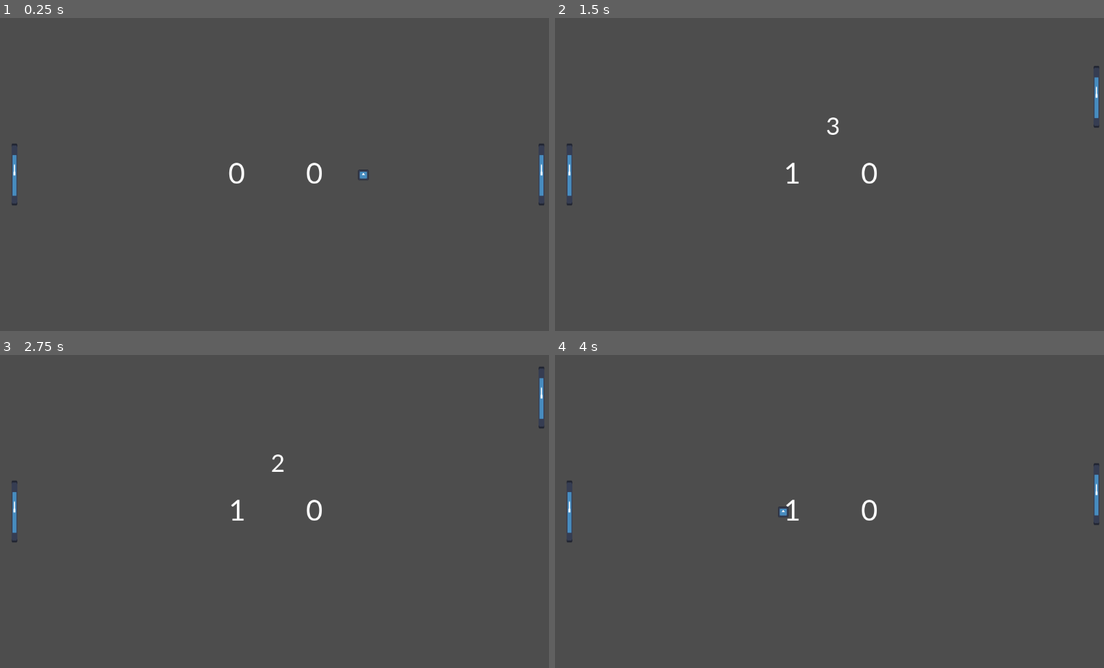
Above: before the commit, frames 1-4 (two rows, left to right).
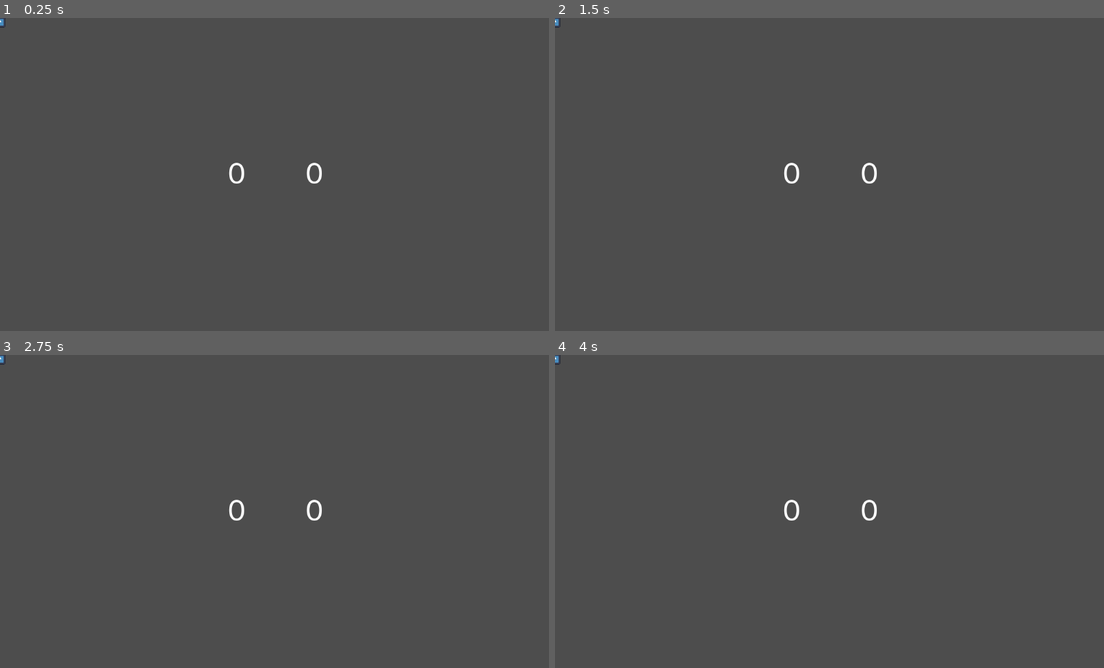
Above: after the commit, the same moments.

Repository: jegor377/pong
Game: Godot game, scene res://game.tscn
The game is run twice, just before and just after one commit, with the same random seed, the same clock (stepped at 60 frames per second) and the same inputs. This scene is started directly instead of the project's main scene. The engine's default icon, where the game draws it, is replaced by a stand-in: a white triangle on a blue panel in a dark square. Sound files missing from this copy of the repository are replaced by a short silence.
Inputs:
- Up to frame 1 (0.25 s): no input
- Up to frame 2 (1.5 s): hold Up (ui_up) 0.53-1.28 s; tap Enter at 1.25 s; hold Down (ui_down) from 1.28 s (still down)
- Up to frame 3 (2.75 s): release Down (ui_down) at 2.03 s; hold Up (ui_up) from 2.03 s (still down)
- Up to frame 4 (4 s): tap Space at 2.75 s; tap Enter at 3.5 s; release Up (ui_up) at 3.53 s; hold Down (ui_down) from 3.53 s (still down)

The runs differ from the first frame. In frame 1, 0.3% of the frame differs, in the area x 0-100%, y 0-60%; in frame 2, 0.4%; in frame 3, 0.4%; in frame 4, 0.4%.

Commit message:
Finally working

Diff:
--- a/Ball.gd
+++ b/Ball.gd
@@ -9,7 +9,16 @@
 @onready
 var initial_pos = position
 
+var can_receive_ball_pos := true
+
 func _physics_process(delta):
+	if Networking.is_main():
+		Networking.set_ball_pos(position, dir)
+	elif can_receive_ball_pos:
+		dir = Networking.ball_dir
+		position = Networking.ball_pos
+		$ReceiveTimer.start(0.2)
+
 	velocity = dir * SPEED
 	if move_and_slide():
 		var body := get_last_slide_collision().get_collider()
@@ -28,3 +37,8 @@
 func _on_reset(side):
 	position = initial_pos
 	dir = Vector2.RIGHT * side
+
+
+
+func _on_receive_timer_timeout():
+	can_receive_ball_pos = true
--- a/ball.tscn
+++ b/ball.tscn
@@ -23,4 +23,8 @@
 pitch_scale = 1.2
 bus = &"SFX"
 
+[node name="ReceiveTimer" type="Timer" parent="."]
+wait_time = 0.2
+
 [connection signal="reset" from="." to="." method="_on_reset"]
+[connection signal="timeout" from="ReceiveTimer" to="." method="_on_receive_timer_timeout"]
--- a/game.gd
+++ b/game.gd
@@ -5,6 +5,9 @@
 
 var lose_time = 3
 var side_to_resume := 0
+
+func _ready() -> void:
+	Networking.connect("session_leave_status", _on_session_leave_status)
 
 func _input(event):
 	if event.is_action("ui_cancel"):
@@ -43,3 +46,7 @@
 
 func _on_music_finished():
 	$music.play()
+
+func _on_session_leave_status(client_id, left) -> void:
+	Networking.leave_session()
+	get_tree().change_scene_to_file("res://menu.tscn")
--- a/game.tscn
+++ b/game.tscn
@@ -66,14 +66,17 @@
 horizontal_alignment = 1
 vertical_alignment = 1
 
-[node name="Pallet2" parent="." instance=ExtResource("1_bd4gg")]
+[node name="LeftPallet" parent="." instance=ExtResource("1_bd4gg")]
+unique_name_in_owner = true
+position = Vector2(30, 324)
+side = 0
+bounce_offset = Vector2(-50, 0)
+
+[node name="RightPallet" parent="." instance=ExtResource("1_bd4gg")]
+unique_name_in_owner = true
 position = Vector2(1122, 324)
+side = 1
 bounce_offset = Vector2(50, 0)
-
-[node name="Pallet" parent="." instance=ExtResource("1_bd4gg")]
-position = Vector2(30, 324)
-follow_node_path = NodePath("../Ball")
-bounce_offset = Vector2(-50, 0)
 
 [node name="Ball" parent="." instance=ExtResource("2_hrder")]
 position = Vector2(578, 325)
--- a/lobby.gd
+++ b/lobby.gd
@@ -15,11 +15,8 @@
 	Networking.connect("became_main", _on_became_main)
 	Networking.connect("assigned_to_session", _on_assigned_to_session)
 	Networking.connect("set_ready", _on_set_ready)
+	Networking.connect("game_started", _on_game_started)
 
-
-# Called every frame. 'delta' is the elapsed time since the previous frame.
-func _process(delta):
-	pass
 
 func _on_disconnected() -> void:
 	get_tree().change_scene_to_file("res://menu.tscn")
@@ -57,6 +54,5 @@
 	var current_readiness := Networking.current_ready
 	Networking.set_readiness(not current_readiness)
 
-
-func _on_start_btn_pressed():
-	pass # Replace with function body.
+func _on_game_started() -> void:
+	get_tree().change_scene_to_file("res://game.tscn")
--- a/networking.gd
+++ b/networking.gd
@@ -8,6 +8,7 @@
 signal could_not_assign_to_session(session_id)
 signal session_leave_status(client_id, left)
 signal became_main()
+signal game_started()
 signal disconnected()
 
 var ip: String
@@ -24,8 +25,10 @@
 var session_id: int = -1
 var session_role: int = ClientType.NONE
 
-var palette_pos: Vector2
-var palette_dir: Vector2
+var started_game := false
+
+var enemy_pos: Vector2
+var enemy_dir: Vector2
 var ball_pos: Vector2
 var ball_dir: Vector2
 
@@ -50,7 +53,9 @@
 	SESSION_LEAVE_STATUS = 11,
 	SET_READINESS = 12,
 	GAME_STARTED = 13,
+	SET_BALL_POS = 14,
 	INFORM_BALL_POS = 15,
+	SET_PLAYER_POS = 16,
 	INFORM_PLAYER_POS = 17,
 	INFORM_POINT_SCORED = 19,
 	INFORM_WON = 20,
@@ -286,6 +291,43 @@
 		return
 	client.put_packet(create_readiness_packet(1 if readiness else 0))
 
+func create_set_ball_pos_packet(pos: Vector2, dir: Vector2) -> PackedByteArray:
+	var data = PackedByteArray([])
+	data.resize(2 + 12 + 12)
+	data.encode_u16(0, session_id)
+	data.encode_var(2, pos)
+	data.encode_var(14, dir)
+	return create_packet(PacketType.SET_BALL_POS, data)
+
+func set_ball_pos(pos: Vector2, dir: Vector2) -> void:
+	if not check_in_session():
+		return
+	if not check_connected():
+		return
+	if not check_in_game():
+		return
+	if session_role != ClientType.MAIN:
+		print("Only main can set ball pos")
+		return
+	client.put_packet(create_set_ball_pos_packet(pos, dir))
+
+func create_set_pallete_pos(pos: Vector2, dir: Vector2) -> PackedByteArray:
+	var data = PackedByteArray([])
+	data.resize(2 + 12 + 12)
+	data.encode_u16(0, current_id)
+	data.encode_var(2, pos)
+	data.encode_var(14, dir)
+	return create_packet(PacketType.SET_PLAYER_POS, data)
+
+func set_pallete_pos(pos: Vector2, dir: Vector2) -> void:
+	if not check_in_session():
+		return
+	if not check_connected():
+		return
+	if not check_in_game():
+		return
+	client.put_packet(create_set_pallete_pos(pos, dir))
+
 func client_type_name(client_type) -> String:
 	if client_type == ClientType.MAIN:
 		return 'main'
@@ -366,7 +408,21 @@
 						emit_signal("became_main")
 				elif _client_id == secondary_id:
 					reset_secondary()
+				started_game = false
 				emit_signal("session_leave_status", _client_id, left)
+		PacketType.GAME_STARTED:
+			var _session_id := packet_data.decode_u16(0)
+
+			if session_id == _session_id:
+				started_game = true
+				emit_signal("game_started")
+		PacketType.INFORM_BALL_POS:
+			ball_pos = packet_data.decode_var(0)
+			ball_dir = packet_data.decode_var(12)
+		PacketType.INFORM_PLAYER_POS:
+			var _client_id = packet_data.decode_u16(0)
+			enemy_pos = packet_data.decode_var(2)
+			enemy_dir = packet_data.decode_var(14)
 		PacketType.DISCONNECTED:
 			pingTimer.stop()
 			current_id = -1
@@ -413,3 +469,11 @@
 func reset_secondary() -> void:
 	secondary_id = -1
 	secondary_ready = false
+
+func check_in_game() -> bool:
+	if not started_game:
+		print("Not in game")
+	return started_game
+
+func is_main() -> bool:
+	return session_role == ClientType.MAIN
--- a/pallete.gd
+++ b/pallete.gd
@@ -5,7 +5,7 @@
 const AI_SLOW = 100
 
 @export
-var follow_node_path: NodePath
+var side: Networking.ClientType = Networking.ClientType.NONE
 
 @export
 var bounce_offset: Vector2
@@ -13,28 +13,18 @@
 @onready
 var initial_x = position.x
 
-var follow_node = null
-
 func _physics_process(delta):
-	if follow_node_path.is_empty():
+	if Networking.session_role == side:
 		var direction = Input.get_axis("ui_up", "ui_down")
 		if direction and (Input.is_action_pressed("ui_up") or Input.is_action_pressed("ui_down")):
 			velocity.y = direction * SPEED
 		else:
 			velocity.y = 0
-		position.x = initial_x
 	else:
-		if follow_node == null:
-			follow_node = get_node(follow_node_path)
+		velocity.y = Networking.enemy_dir.y * SPEED
+		position.y = Networking.enemy_pos.y
 
-		var abs_dist = abs(follow_node.position.y - position.y)
-		if abs_dist > 60:
-			if position.y < follow_node.position.y:
-				velocity.y = SPEED - AI_SLOW
-			else:
-				velocity.y = -SPEED + AI_SLOW
-		else:
-			velocity.y = 0
-		position.x = initial_x
-
+	position.x = initial_x
 	move_and_slide()
+	if Networking.session_role == side:
+		Networking.set_pallete_pos(position, velocity.normalized())
